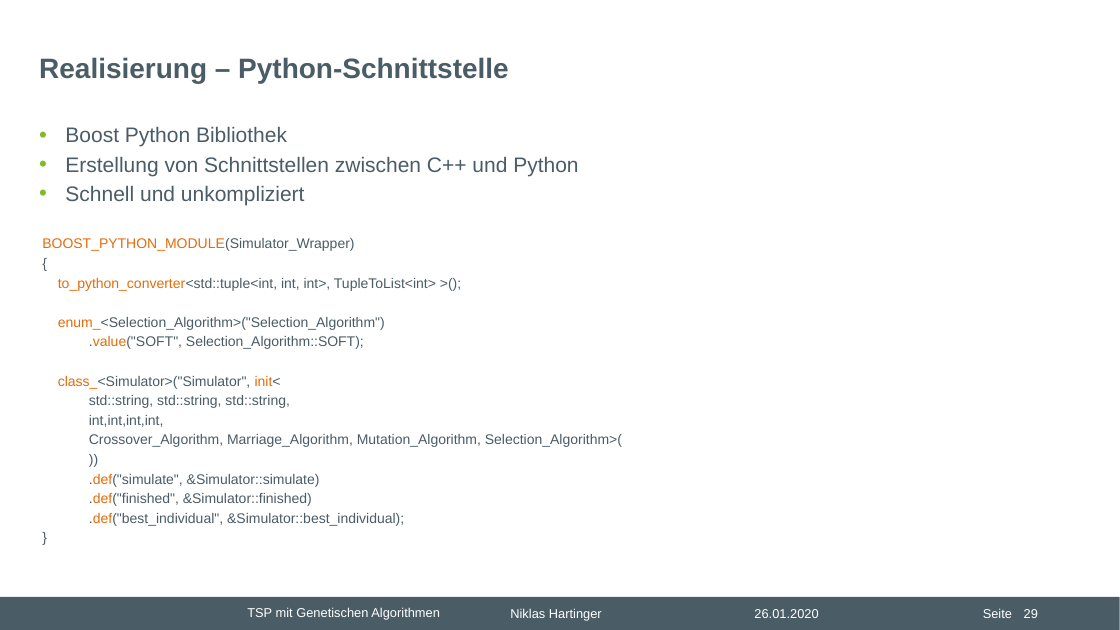
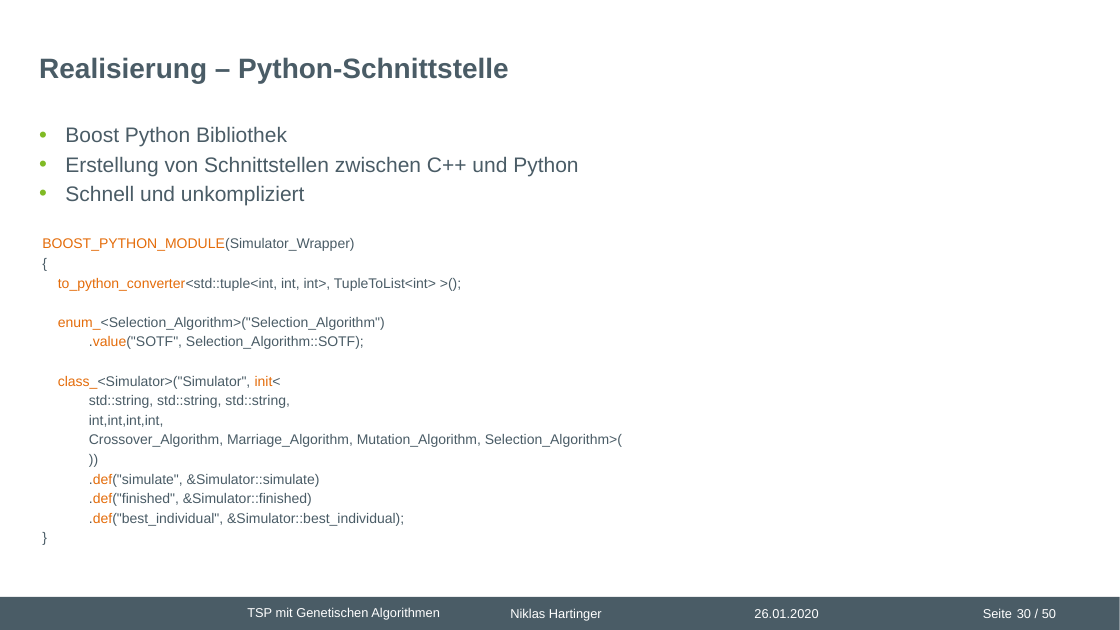
Before and after one commit to nhrt/Genetic-Algorithms, a slide deck: slide 30 of Projektvortrag/Präsentation Projektvortrag.pptx (slide 29 before the commit). Drawn at 1120x630 pixels with LibreOffice and Linux fonts; fonts in the diff are those of the drawing; background and template pictures are left out. Boxes give left, top, right and bottom in pixels: in the first picture for what was removed or moved away, otherwise in the second. Text is boxed around its words. In the diff, an @@ line names an element or a change of style, - is before the commit and + after.

```diff
--- a/Projektvortrag/Präsentation Projektvortrag.pptx
+++ b/Projektvortrag/Präsentation Projektvortrag.pptx
@@ text at (89,336,364,349): text changed @@
-.value("SOFT", Selection_Algorithm::SOFT);
+.value("SOTF", Selection_Algorithm::SOTF);
@@ page number added at (1017,609,1056,618), 11 pt, text #FFFFFF @@
+30 / 50
@@ page number removed at (1024,609,1038,618) @@
-29
```
Also in this commit, not shown: 33 other slides changed, 1 slide added, 1 other file.
